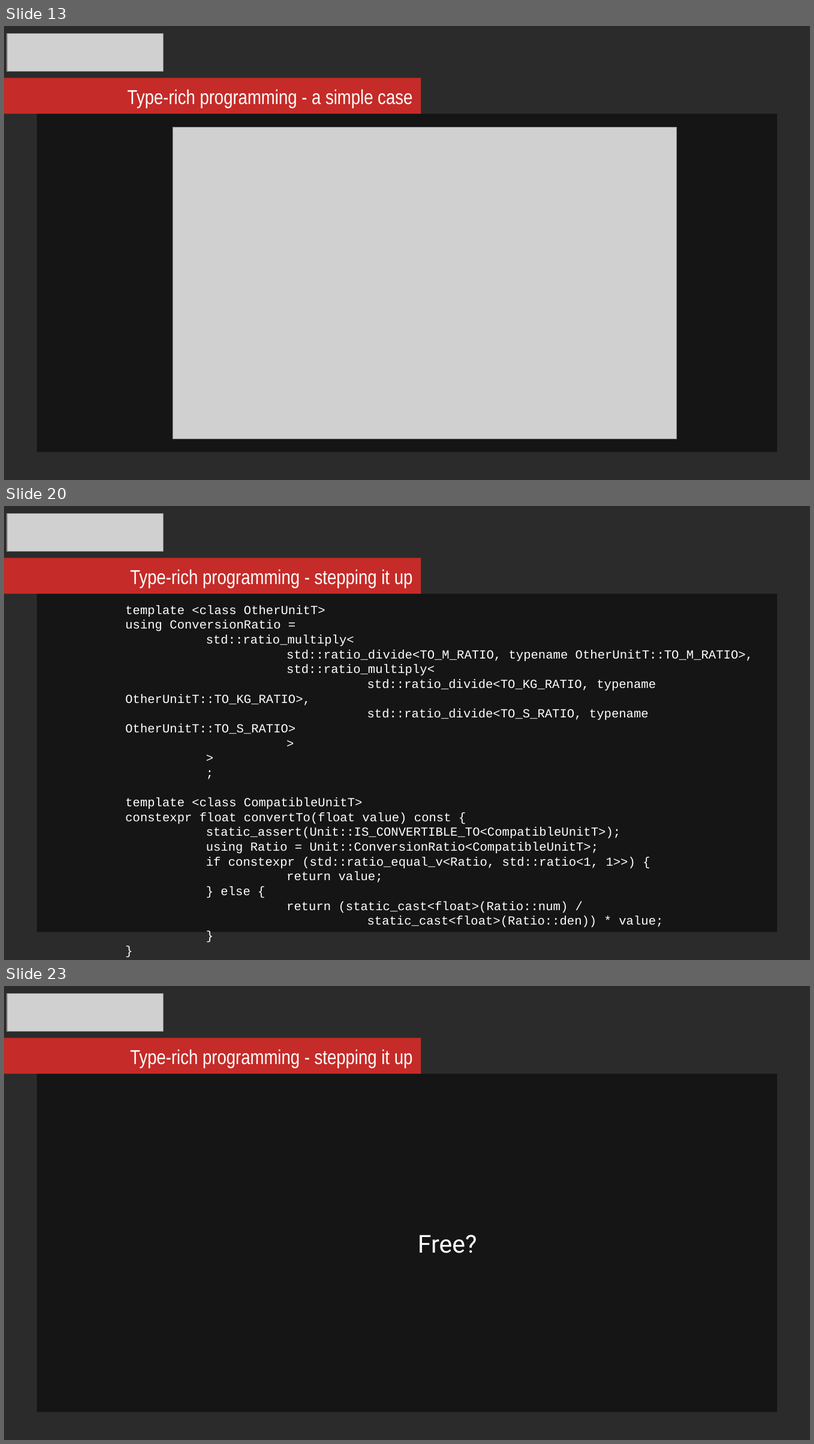
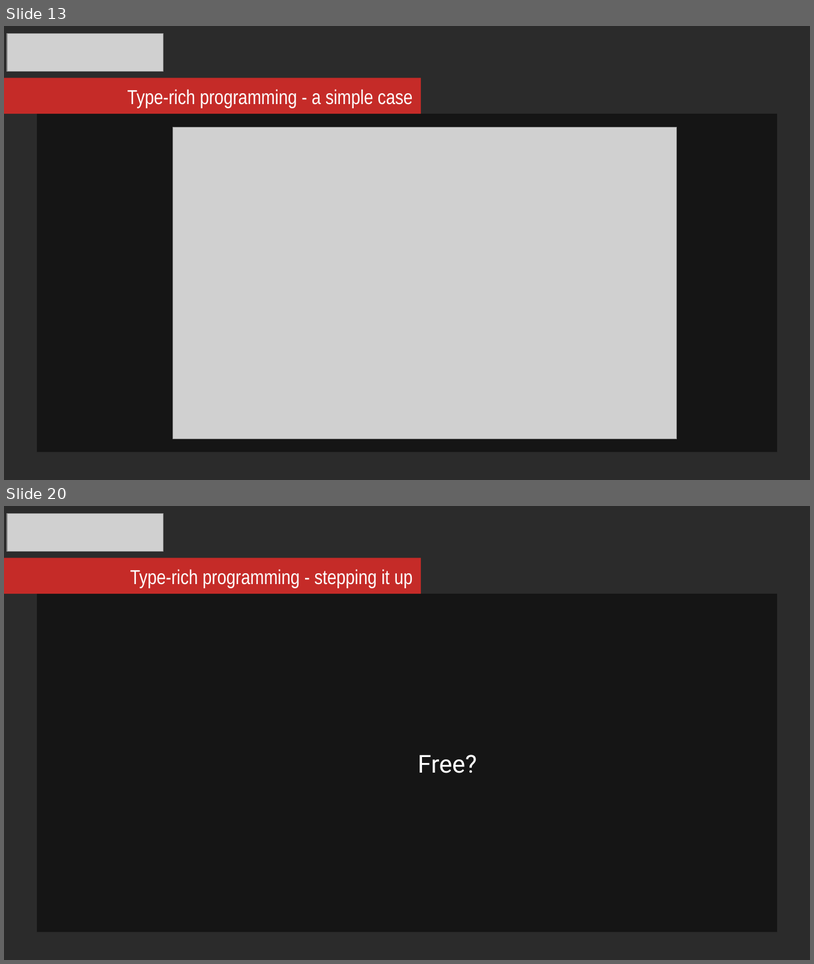
Before and after one commit to mikosz/type-safety, a slide deck: ask-not-what-you-can-do-for-the-compiler.odp. Shown one above the other, each under a label of ours: slides 13, 20 and 23 before the commit, slides 13 and 20 after it; the slides between them are not shown. The pictures are 814x1444 and 814x964 pixels, drawn with LibreOffice and Linux fonts; fonts in the diff are those of the drawing; grey boxes stand for pictures; background and template pictures are left out; a plain dark background stands for a picture behind light text. Boxes give left, top, right and bottom in pixels: in the first picture for what was removed or moved away, otherwise in the second. Text is boxed around its words. In the diff, an @@ line names an element or a change of style, - is before the commit and + after.

Commit message:
Updated code listings for Unit

```diff
--- a/ask-not-what-you-can-do-for-the-compiler.odp
+++ b/ask-not-what-you-can-do-for-the-compiler.odp
@@ slide 20 removed at box(4, 506, 810, 960), background picture (left out) @@
@@ picture removed at box(7, 513, 164, 551) @@
@@ rectangle removed at box(4, 558, 421, 593) @@
@@ text removed at box(130, 569, 413, 588) @@
-Type-rich programming - stepping it up
@@ rectangle removed at box(37, 594, 777, 932) @@
-template <class OtherUnitT>
-using ConversionRatio =
-std::ratio_multiply<
-std::ratio_divide<TO_M_RATIO, typename OtherUnitT::TO_M_RATIO>,
-std::ratio_multiply<
-std::ratio_divide<TO_KG_RATIO, typename OtherUnitT::TO_KG_RATIO>,
-std::ratio_divide<TO_S_RATIO, typename OtherUnitT::TO_S_RATIO>
->
->
-;
-template <class CompatibleUnitT>
-constexpr float convertTo(float value) const {
-static_assert(Unit::IS_CONVERTIBLE_TO<CompatibleUnitT>);
-using Ratio = Unit::ConversionRatio<CompatibleUnitT>;
-if constexpr (std::ratio_equal_v<Ratio, std::ratio<1, 1>>) {
-return value;
-} else {
-return (static_cast<float>(Ratio::num) /
-static_cast<float>(Ratio::den)) * value;
-}
-}
@@ what was slide 23 is now slide 20 @@
```
Also in this commit, not shown: 3 slides changed, 3 slides added, 5 other slides removed.
